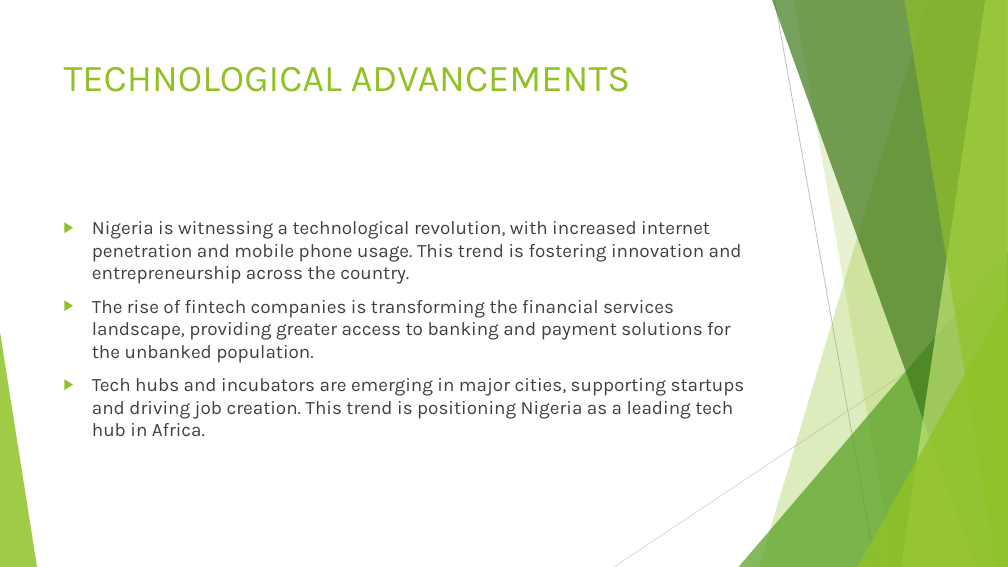
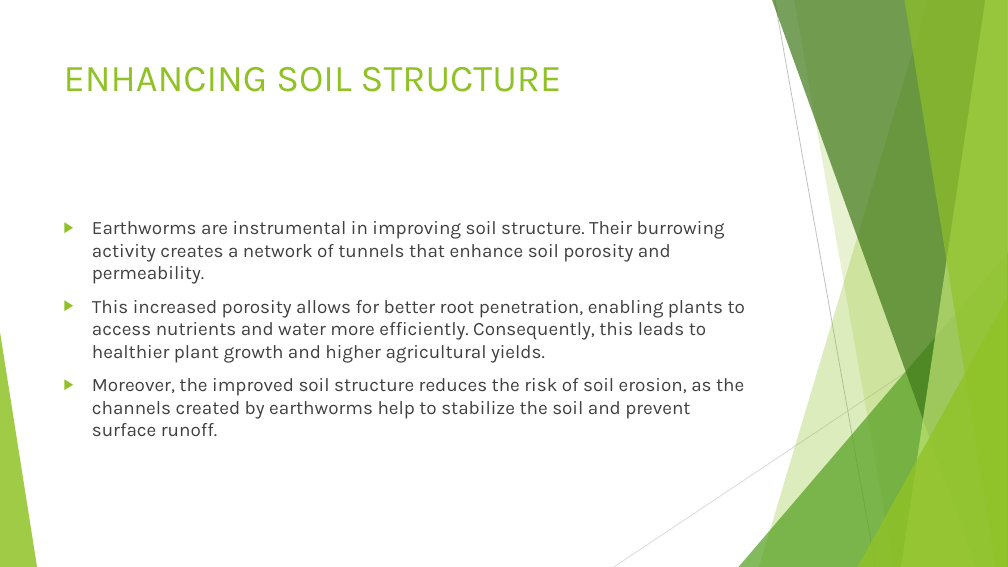
Before and after one commit to classicemmaeasy/ppt_powered_LLM, a slide deck: slide 2 of output.pptx. Drawn at 1008x567 pixels with LibreOffice and Linux fonts; fonts in the diff are those of the drawing. Boxes give left, top, right and bottom in pixels: in the first picture for what was removed or moved away, otherwise in the second. Text is boxed around its words. In the diff, an @@ line names an element or a change of style, - is before the commit and + after.

```diff
--- a/output.pptx
+++ b/output.pptx
@@ title at (64, 67, 562, 92): text changed @@
-TECHNOLOGICAL ADVANCEMENTS
+ENHANCING SOIL STRUCTURE
@@ text at (92, 221, 745, 436): text changed @@
-▶ Nigeria is witnessing a technological revolution, with increased internet penetration and mobile phone usage. This trend is fostering innovation and entrepreneurship across the country.
-▶ The rise of fintech companies is transforming the financial services landscape, providing greater access to banking and payment solutions for the unbanked population.
-▶ Tech hubs and incubators are emerging in major cities, supporting startups and driving job creation. This trend is positioning Nigeria as a leading tech hub in Africa.
+▶ Earthworms are instrumental in improving soil structure. Their burrowing activity creates a network of tunnels that enhance soil porosity and permeability.
+▶ This increased porosity allows for better root penetration, enabling plants to access nutrients and water more efficiently. Consequently, this leads to healthier plant growth and higher agricultural yields.
+▶ Moreover, the improved soil structure reduces the risk of soil erosion, as the channels created by earthworms help to stabilize the soil and prevent surface runoff.
```
Also in this commit, not shown: 4 other slides changed, 5 slides added, 5 slides removed, 1 other file.
